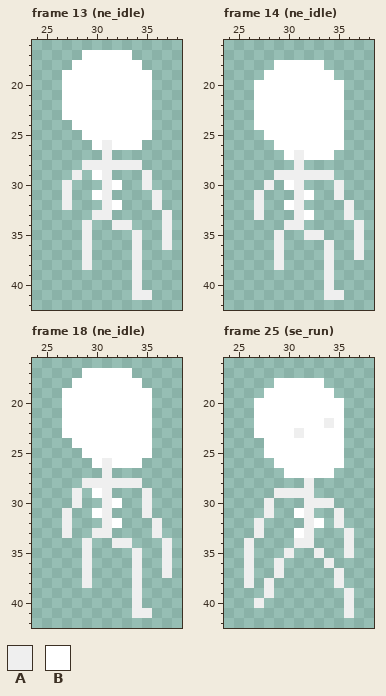
Pixel-art file: Assets/Sprites/Enemy/Skeleton.aseprite. Above is the file before it was changed.
64x64 pixels, 52 frames. Colours within 5 levels of each other are drawn and written as one. Shown: frame 13 (ne_idle): x 24..38, y 16..42; frame 14 (ne_idle): x 24..38, y 16..42; frame 18 (ne_idle): x 24..38, y 16..42; frame 25 (se_run): x 24..38, y 16..42. The commit also changed other frames, which this record leaves out.
Palette (. is transparent): A #efefef  B #ffffff
After the commit:
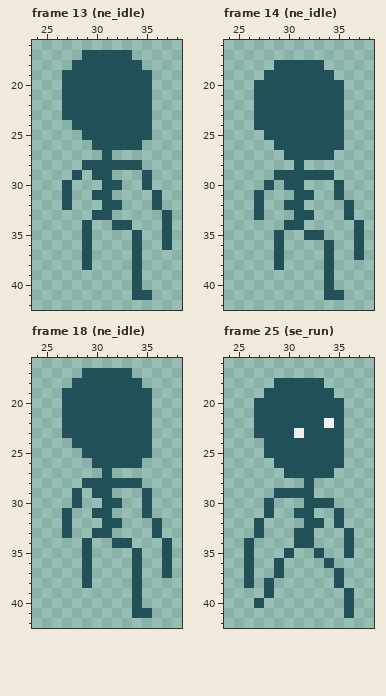
The exact change:
Colour B changes from #ffffff to #215059.
Frame 13 (ne_idle), layers "Head", "Body":
Colour B replaces colour A in rows 26 to 27 at x 31; in row 28 at x 29 to 34; in row 29 at x 28, 31 and 35; in row 30 at x 27, 31 and 35; in rows 31 to 32 at x 27, 31 and 36; in row 33 at x 30 to 31 and 37.
Colour B replaces colour A in row 34 at x 29, 32 to 33 and 37; in rows 35 to 36 at x 29, 34 and 37; in rows 37 to 38 at x 29 and 34; in rows 39 to 40 at x 34; in row 41 at x 34 to 35.
Frame 14 (ne_idle), layers "Head", "Body":
Colour B replaces colour A in rows 27 to 28 at x 31; in row 29 at x 29 to 34; in row 30 at x 28, 31 and 35; in row 31 at x 27, 31 and 35; in rows 32 to 33 at x 27, 31 and 36; in row 34 at x 30 to 31 and 37.
Colour B replaces colour A in row 35 at x 29, 32 to 33 and 37; in rows 36 to 37 at x 29, 34 and 37; in row 38 at x 29 and 34; in rows 39 to 40 at x 34; in row 41 at x 34 to 35.
Frame 18 (ne_idle), layers "Head", "Body":
Colour B replaces colour A in rows 26 to 27 at x 31; in row 28 at x 29 to 34; in rows 29 to 30 at x 28, 31 and 35; in row 31 at x 27, 31 and 35; in row 32 at x 27, 31 and 36; in row 33 at x 27, 30 to 31 and 36.
Colour B replaces colour A in row 34 at x 29, 32 to 33 and 37; in rows 35 to 37 at x 29, 34 and 37; in row 38 at x 29 and 34; in rows 39 to 40 at x 34; in row 41 at x 34 to 35.
Frame 25 (se_run), layer "Body":
Colour B replaces colour A in row 28 at x 32; in row 29 at x 29 to 32; in row 30 at x 28 and 32 to 34; in row 31 at x 28, 32 and 35; in row 32 at x 27, 32 and 35; in row 33 at x 27, 32 and 36.
Colour B replaces colour A in row 34 at x 26, 31 to 32 and 36; in row 35 at x 26, 30, 33 and 36; in row 36 at x 26, 29 and 34; in row 37 at x 26, 29 and 35; in row 38 at x 26, 28 and 35; in row 39 at x 28 and 36.
Colour B replaces colour A in row 40 at x 27 and 36; in row 41 at x 36.
Boxes around the changes in both pictures, in picture pixels (x1, y1, x2, y2):
changed: (62, 50, 172, 300)
changed: (254, 60, 364, 300)
changed: (62, 368, 172, 618)
changed: (244, 378, 354, 618)
